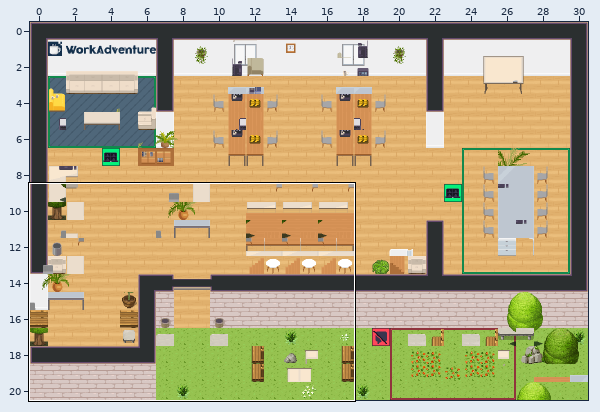
Tiled map (JSON), stored at map.tmj. Above, an overview of the earlier version with the close-up marked.
Close-up. Old version:
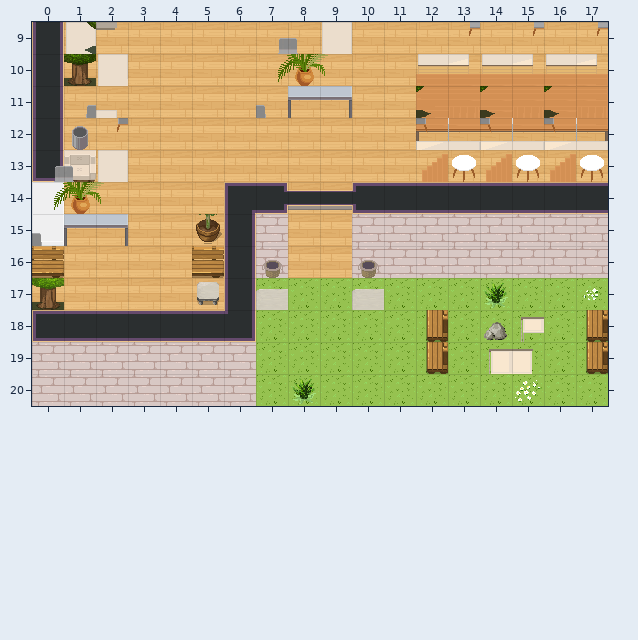
Cells are 32x32 px. Shown: x 0..17, y 9..20. The commit also changed other parts of the map, which this record leaves out. The commit also replaced the tileset; all pictures use the new one.
The result:
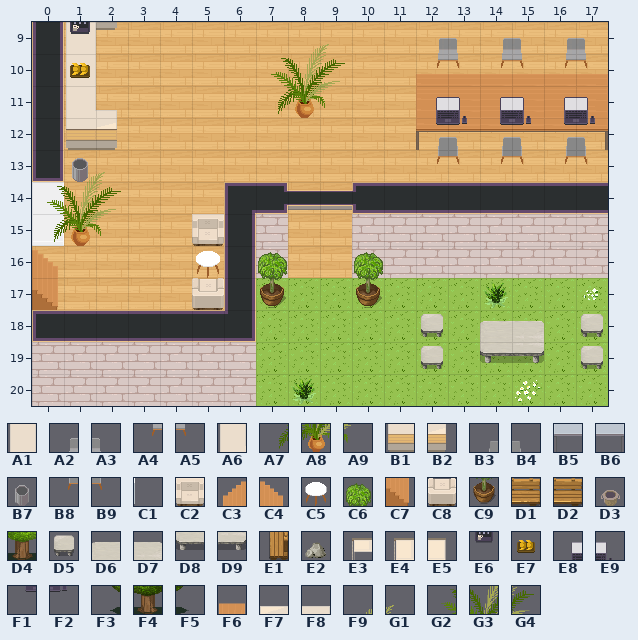
Key: from "Chunk 1": A1 100, A2 102, A3 103, A4 106, A5 107, A6 108, A7 109, A8 110, A9 111, B1 112, B2 113, B3 114, B4 115, B5 116, B6 117, B7 118, B8 119, B9 120, C1 121, C2 124, C3 125, C4 125 flipped left-right, C5 126, C6 127, C7 128 flipped left-right, C8 129, C9 130, D1 131 flipped left-right, D2 132, D3 133, D4 134 flipped left-right, D5 135, D6 136, D7 137, D8 139, D9 140, E1 141, E2 142, E3 143, E4 145, E5 146, E6 158, E7 159, E8 160, E9 161, F1 162, F2 163, F3 164, F4 165, F5 166, F6 167, F7 168, F8 169, F9 175, G1 176, G2 177, G3 178, G4 179.
__ is an empty cell.
Edits made:
Layer "furniture/furniture2":
Tile A5 becomes tile A1 in row 10 at x 1.
The author put tile A2 in row 9 at x 12, 14 and 16.
Tile A4 becomes tile A3 in row 9 at x 13, 15 and 17.
Tile B1 becomes tile A4 in row 10 at x 12, 14 and 16.
Tile B2 becomes tile A5 in row 10 at x 13, 15 and 17.
Tile B3 becomes tile A6 in row 11 at x 1.
Tile B4 becomes tile A7 in row 11 at x 7.
Tile B5 becomes tile A8 in row 11 at x 8; in row 15 at x 1.
Tile B6 becomes tile A9 in row 11 at x 9.
Tile B7 becomes tile B1 in row 12 at x 1.
Tile B8 becomes tile B2 in row 12 at x 2.
Tile B9 becomes tile B3 in row 12 at x 12, 14 and 16.
Tile C1 becomes tile B4 in row 12 at x 13, 15 and 17.
Tile C2 becomes tile B7 in row 13 at x 1.
Tile C3 becomes tile B8 in row 13 at x 12, 14 and 16.
Tile C5 becomes tile B9 in row 13 at x 13, 15 and 17.
Tile C9 becomes tile C2 in row 15 at x 5.
Tile D1 becomes tile C4 in row 16 at x 0.
Tile D2 becomes tile C5 in row 16 at x 5.
Tile D3 becomes tile C6 in row 16 at x 7 and 10.
Tile D4 becomes tile C7 in row 17 at x 0.
Tile D5 becomes tile C8 in row 17 at x 5.
Tile D6 becomes tile C9 in row 17 at x 7 and 10.
Tile E1 becomes tile D5 in rows 18 to 19 at x 12 and 17.
Tile E2 becomes tile D6 in row 18 at x 14.
Tile E3 becomes tile D7 in row 18 at x 15.
Tile E4 becomes tile D8 in row 19 at x 14.
Tile E5 becomes tile D9 in row 19 at x 15.
Tile A1 is gone in row 9 at x 9.
Tile A2 is gone in row 9 at x 7.
Tile A3 is gone in row 9 at x 8.
Tile A6 is gone in row 10 at x 2.
Tile A7 is gone in row 10 at x 7.
Tile A8 is gone in row 10 at x 8.
Tile A9 is gone in row 10 at x 9.
Layer "furniture/furniture3":
Tile F3 becomes tile E6 in row 9 at x 1.
Tile F4 becomes tile E7 in row 10 at x 1.
Tile F5 becomes tile E8 in row 11 at x 12, 14 and 16.
Tile F6 becomes tile E9 in row 11 at x 13, 15 and 17.
Tile F7 becomes tile F1 in row 12 at x 12, 14 and 16.
Tile F8 becomes tile F2 in row 12 at x 13, 15 and 17.
Layer "above/above1":
Tile B4 becomes tile A7 in row 15 at x 0.
Tile B6 becomes tile A9 in row 15 at x 2.
Tile A3 becomes tile F9 in row 13 at x 1.
The author put tile F9 in row 9 at x 8.
Tile A1 becomes tile G1 in row 13 at x 2.
The author put tile G1 in row 9 at x 9.
Tile A7 becomes tile G2 in row 14 at x 0.
The author put tile G2 in row 10 at x 7.
Tile A8 becomes tile G3 in row 14 at x 1.
The author put tile G3 in row 10 at x 8.
Tile A9 becomes tile G4 in row 14 at x 2.
The author put tile G4 in row 10 at x 9.
Tile A2 is gone in row 13 at x 0.
